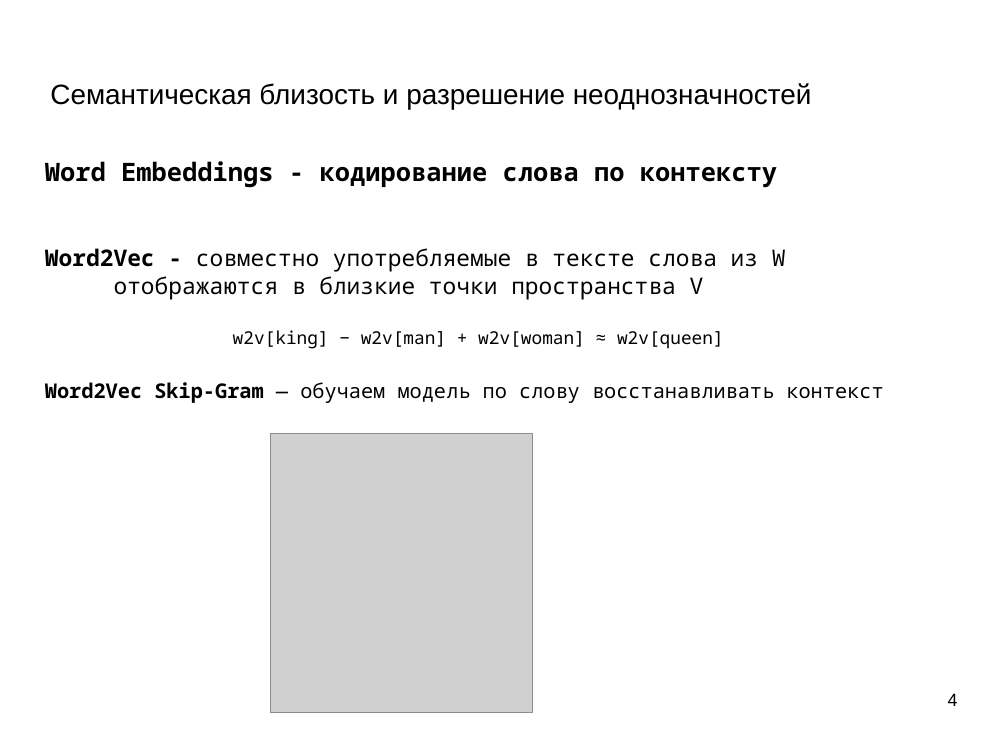
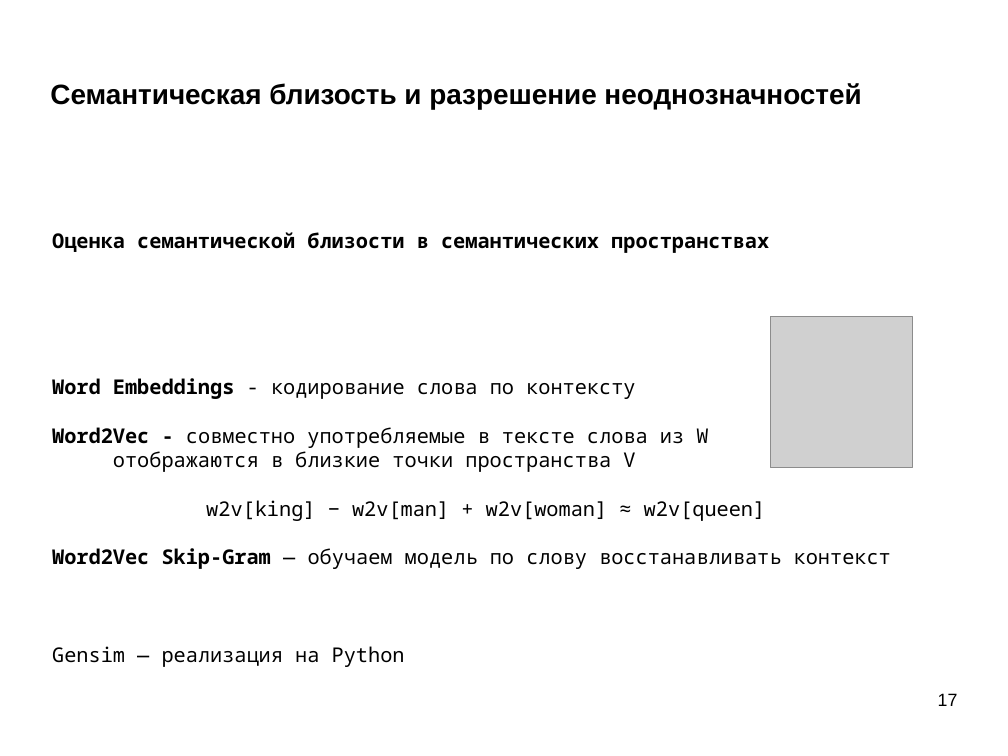
Before and after one commit to mechanoid5/ml_nlp_2022, a slide deck: slide 17 of 11-semantic.odp (slide 4 before the commit). Drawn at 1008x756 pixels with LibreOffice and Linux fonts; fonts in the diff are those of the drawing; grey boxes stand for pictures; background and template pictures are left out. Boxes give left, top, right and bottom in pixels: in the first picture for what was removed or moved away, otherwise in the second. Text is boxed around its words. In the diff, an @@ line names an element or a change of style, - is before the commit and + after.

```diff
--- a/11-semantic.odp
+++ b/11-semantic.odp
@@ title "Семантическая близость и разрешение неоднозначностей" at [50,83,861,109]: bold on @@
@@ text "Оценка семантической близости в семантических ...": place and size @@
-text "Оценка семантической близости в семантических ..." at [45,161,883,403]
+text "Оценка семантической близости в семантических ..." at [52,232,891,667]
@@ text at [52,232,769,253]: paragraph added @@
+Оценка семантической близости в семантических пространствах
@@ picture: place and size @@
-picture at [271,434,533,713]
+picture at [771,316,913,467]
@@ text at [52,378,766,521]: size 20 to 16 pt in "Word Embeddings - кодирование слова по контексту"; bold off in "- кодирование слова по контексту"; size 18 to 16 pt in "Word2Vec - совместно употребляемые в тексте слова ...", "отображаются в близкие точки пространства V"; size 14 to 16 pt in "w2v[king] − w2v[man] + w2v[woman] ≈ w2v[queen]" @@
@@ text at [52,646,405,667]: paragraph added @@
+Gensim — реализация на Python
@@ page number at [938,693,958,706]: text changed @@
-4
+17
```
Also in this commit, not shown: 8 other slides changed, 13 slides added, 2 other files.
